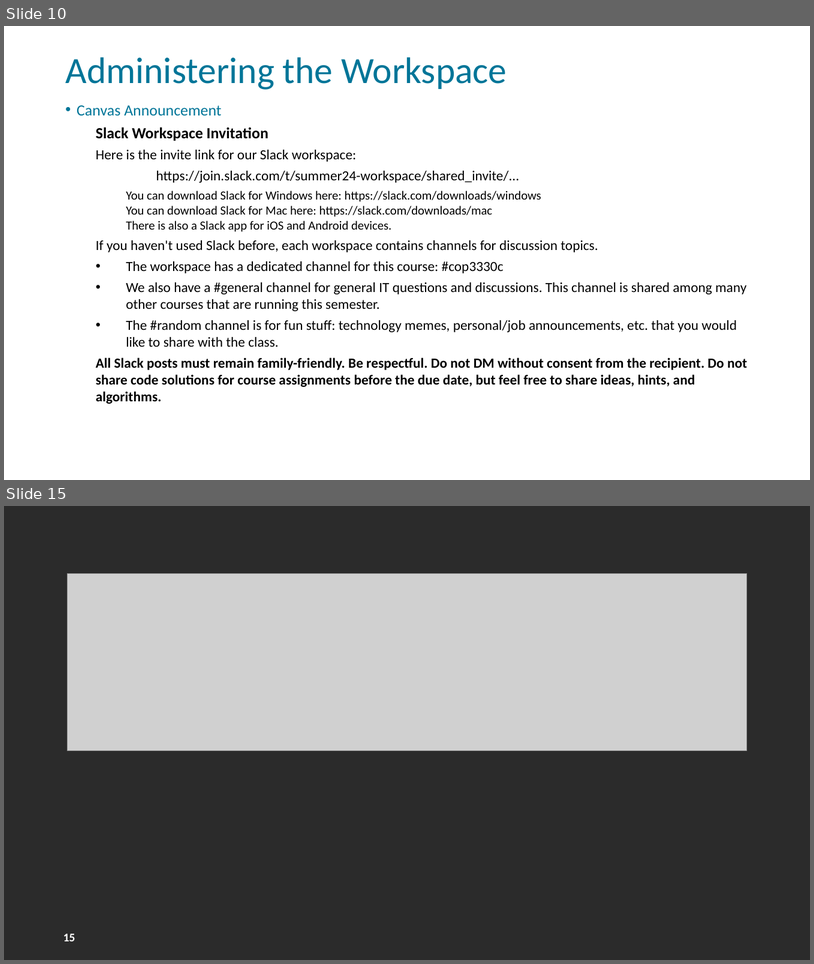
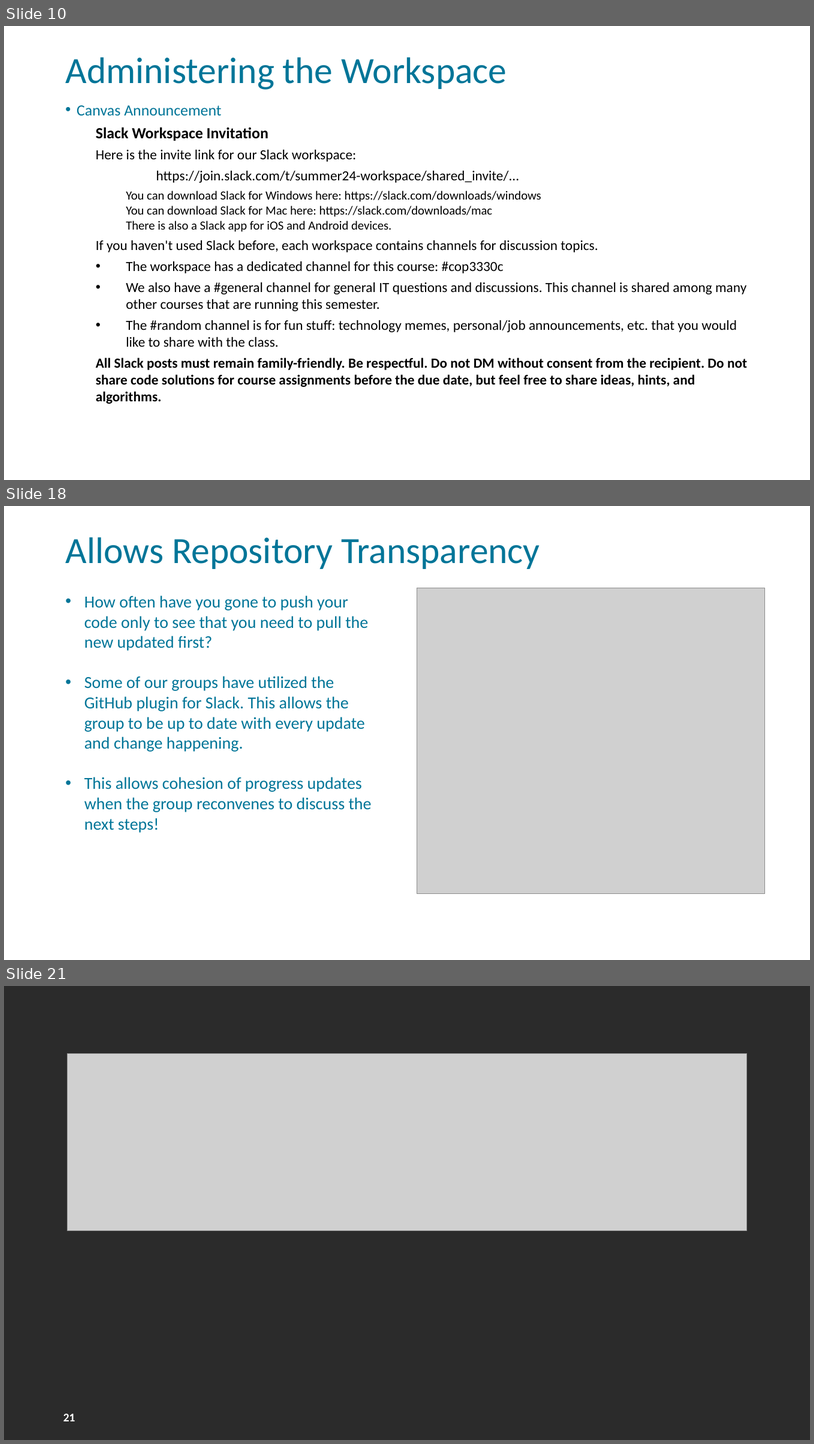
Before and after one commit to FSCJ-FacultyDev/HITEC2024, a slide deck: LeveragingSlackForStudentCollaboration.pptx. Shown one above the other, each under a label of ours: slides 10 and 15 before the commit, slides 10, 18 and 21 after it; the slides between them are not shown. The pictures are 814x964 and 814x1444 pixels, drawn with LibreOffice and Linux fonts; fonts in the diff are those of the drawing; grey boxes stand for pictures; background and template pictures are left out; a plain dark background stands for a picture behind light text. Boxes give left, top, right and bottom in pixels: in the first picture for what was removed or moved away, otherwise in the second. Text is boxed around its words. In the diff, an @@ line names an element or a change of style, - is before the commit and + after.

```diff
--- a/LeveragingSlackForStudentCollaboration.pptx
+++ b/LeveragingSlackForStudentCollaboration.pptx
@@ slide 18 added at (x1=4, y1=506, x2=810, y2=960), background picture (left out); not listed: 1 template element that a slide beside it also shows @@
@@ title added at (x1=65, y1=537, x2=540, y2=569), 44 pt, text #007598 @@
+Allows Repository Transparency
@@ text added at (x1=84, y1=595, x2=372, y2=832), 20 pt, text #007598 @@
+• How often have you gone to push your code only to see that you need to pull the new updated first?
+• Some of our groups have utilized the GitHub plugin for Slack. This allows the group to be up to date with every update and change happening.
+• This allows cohesion of progress updates when the group reconvenes to discuss the next steps!
@@ picture added at (x1=417, y1=588, x2=765, y2=893) @@
@@ what was slide 15 is now slide 21 @@
@@ page number at (x1=63, y1=1413, x2=75, y2=1421): text changed @@
-15
+21
```
Also in this commit, not shown: 3 slides changed, 6 other slides added, 1 slide removed.
